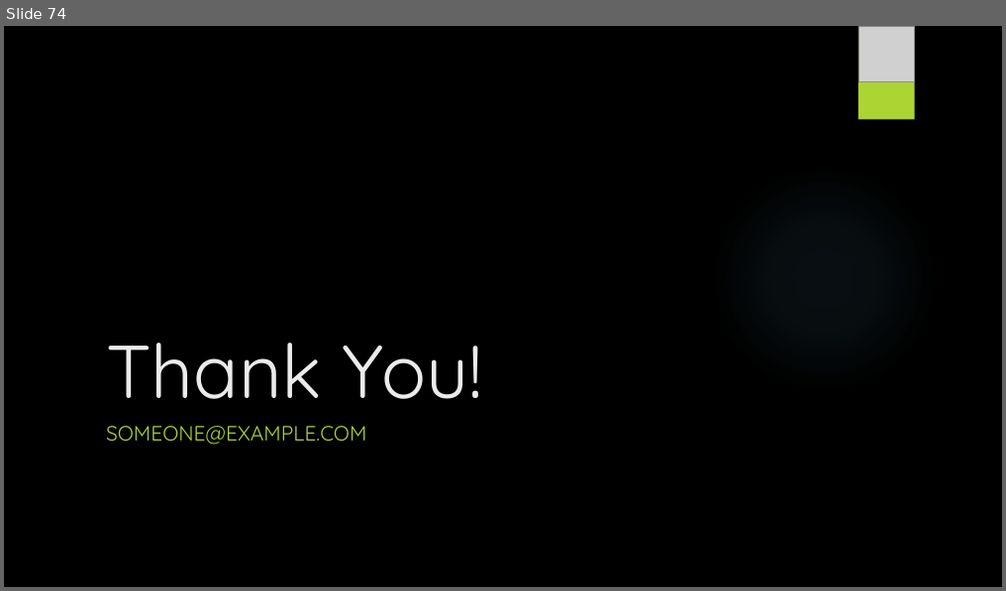
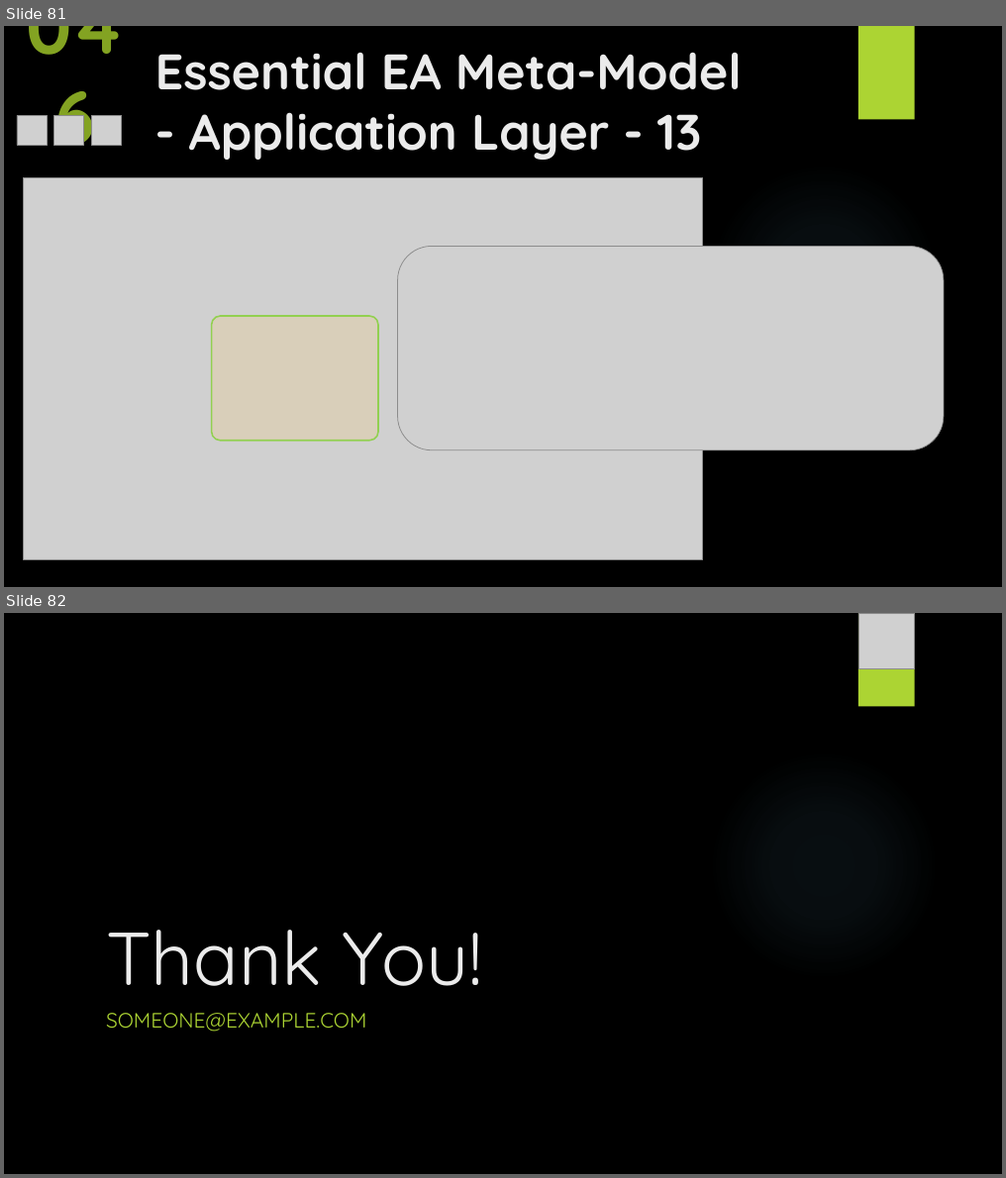
Before and after one commit to yasenstar/EA_MetaModel, a slide deck: Master_EAS_Meta-Model.pptx. Shown one above the other, each under a label of ours: slide 74 before the commit, slides 81 and 82 after it. The pictures are 1006x591 and 1006x1178 pixels, drawn with LibreOffice and Linux fonts; fonts in the diff are those of the drawing; grey boxes stand for pictures; background and template pictures are left out. Boxes give left, top, right and bottom in pixels: in the first picture for what was removed or moved away, otherwise in the second. Text is boxed around its words. In the diff, an @@ line names an element or a change of style, - is before the commit and + after.

```diff
--- a/Master_EAS_Meta-Model.pptx
+++ b/Master_EAS_Meta-Model.pptx
@@ slide 81 added at (4, 26, 1002, 587), background picture (left out); not listed: 1 template element that a slide beside it also shows @@
@@ text added at (4, 26, 148, 113), 72 pt, text #83A322, bold @@
+046
@@ title added at (155, 52, 742, 160), 48 pt, text #EBEBEB, bold @@
+Essential EA Meta-Model
+- Application Layer - 13
@@ rectangle added at (858, 26, 915, 120), fill #ACD433 @@
@@ picture added at (17, 116, 47, 146) @@
@@ picture added at (54, 116, 84, 146) @@
@@ picture added at (91, 116, 122, 146) @@
@@ picture added at (24, 178, 703, 561) @@
@@ picture added at (398, 246, 944, 451) @@
@@ rounded rectangle added at (211, 316, 378, 441), fill #FFCC66 at 20% opacity, outline #92D050 1.5 pt @@
@@ what was slide 74 is now slide 82 @@
```
Also in this commit, not shown: 8 slides changed, 7 other slides added, 11 other files.
